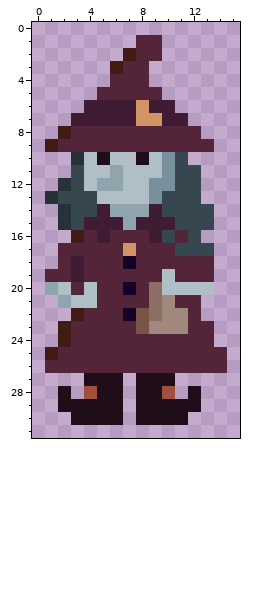
Two states of a pixel-art sprite, assets/witch/left.png. The first picture shows the starting point.
The file is 16x32 pixels.
Once edited:
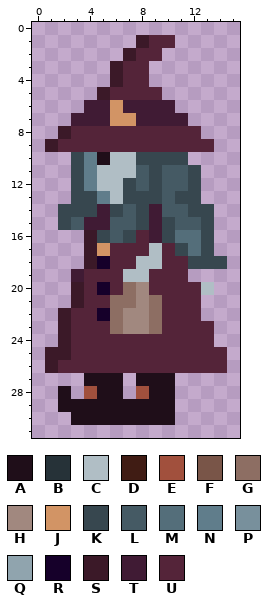
Palette (. is transparent): A #1f0e19  B #263238  C #b0bec5  D #401c14  E #a1503d  F #795548  G #8d6e63  H #a1887f  J #d29465  K #37474f  L #455a64  M #546e7a  N #607d8b  P #78909c  Q #90a4ae  R #16002a  S #3b1928  T #401b34  U #542439
From old to new:
@@ x 0..15 @@
  0 ................
- 1 ........UU......
- 2 .......DUU......
- 3 ......DUU.......
- 4 ......UUU.......
- 5 .....UUUUU......
- 6 ....TTTTJTT.....
- 7 ...TTTTTJJTT....
- 8 ..DUUUUUUUUUU...
- 9 .DUUUUUUUUUUUU..
-10 ...BCACCACPK....
-11 ...KCCQCCCPKK...
-12 ..BKCQQCCPPKK...
-13 .BKKKCCCCPKKK...
-14 ..BKKTQQQTKKKK..
-15 ..BKTTTQTTTKKK..
-16 ...DUTUUUTKUK...
-17 ..UUUUUJUUUKKK..
-18 ..UTUUURUUUUUU..
-19 .UUTUUUUUUCUUU..
-20 .QCUCUURUGCCCC..
-21 ..QCCUUUUGHUU...
-22 ...DUUURFGHHU...
-23 ..DUUUUUFHHHUU..
-24 ..DUUUUUUUUUUU..
-25 .DUUUUUUUUUUUUU.
-26 .UUUUUUUUUUUUUU.
+ 1 ........SUU.....
+ 2 .......SUU......
+ 3 ......SUU.......
+ 4 ......SUU.......
+ 5 .....SUUUU......
+ 6 ....TTJTTTT.....
+ 7 ...TTTJJTTTT....
+ 8 ..SUUUUUUUUUU...
+ 9 .SUUUUUUUUUUUU..
+10 ...KNACCKKKK....
+11 ...KNCCCLKLLK...
+12 ...KNCCKLKLLK...
+13 ...KKNCKKKLKK...
+14 ..KKKTKLKTLLKK..
+15 ..KLTTLLKTKLLK..
+16 ....SKLKUTKMMK..
+17 ....SJUUUCUKMK..
+18 ....SRUUCCUUKKK.
+19 ...TUUUCCUUU....
+20 ...SURUGHUUUUC..
+21 ...SUUGGHGUUU...
+22 ..SUURGHHGUUU...
+23 ..SUUUGHHGUUUU..
+24 ..SUUUUUUUUUUU..
+25 .SSUUUUUUUUUUUU.
+26 .SUUUUUUUUUUUUU.
 27 ....AAA.AAA.....
-28 ..A.EAA.AAE.A...
-29 ..AAAAA.AAAAA...
-30 ...AAAA.AAAA....
+28 ..A.EAA.EAA.....
+29 ..AAAAAAAAA.....
+30 ...AAAAAAAA.....
 31 ................
Changed places in both pictures, as pixel boxes (x1, y1, x2, y2):
changed: (45, 35, 227, 373)
changed: (123, 386, 201, 425)
